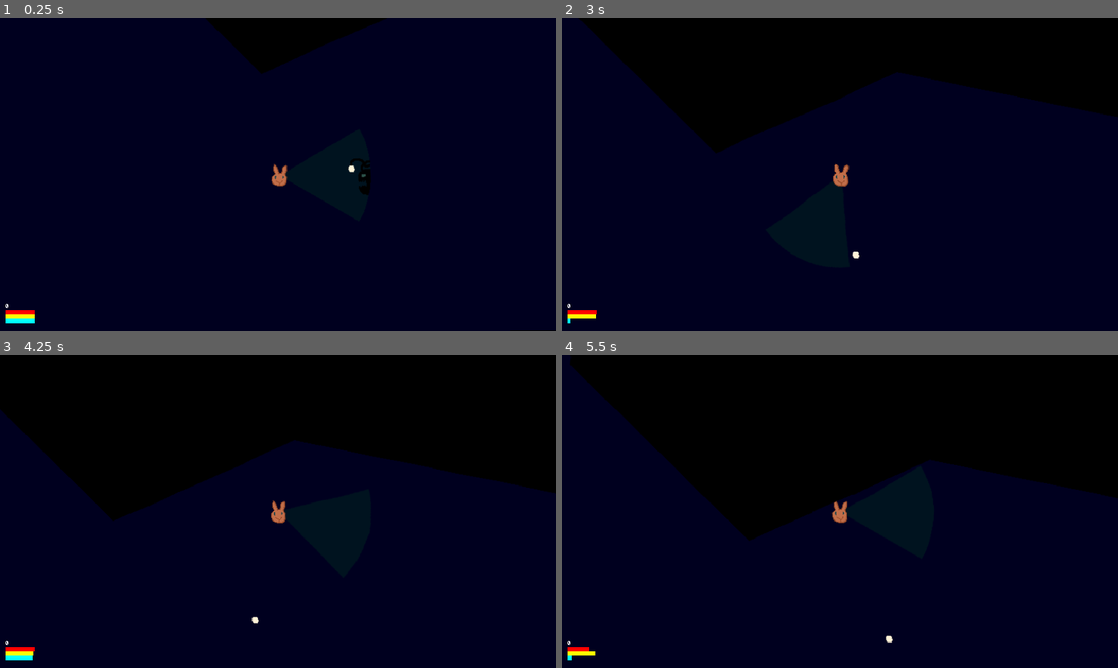
Above: before the commit, frames 1-4 (two rows, left to right).
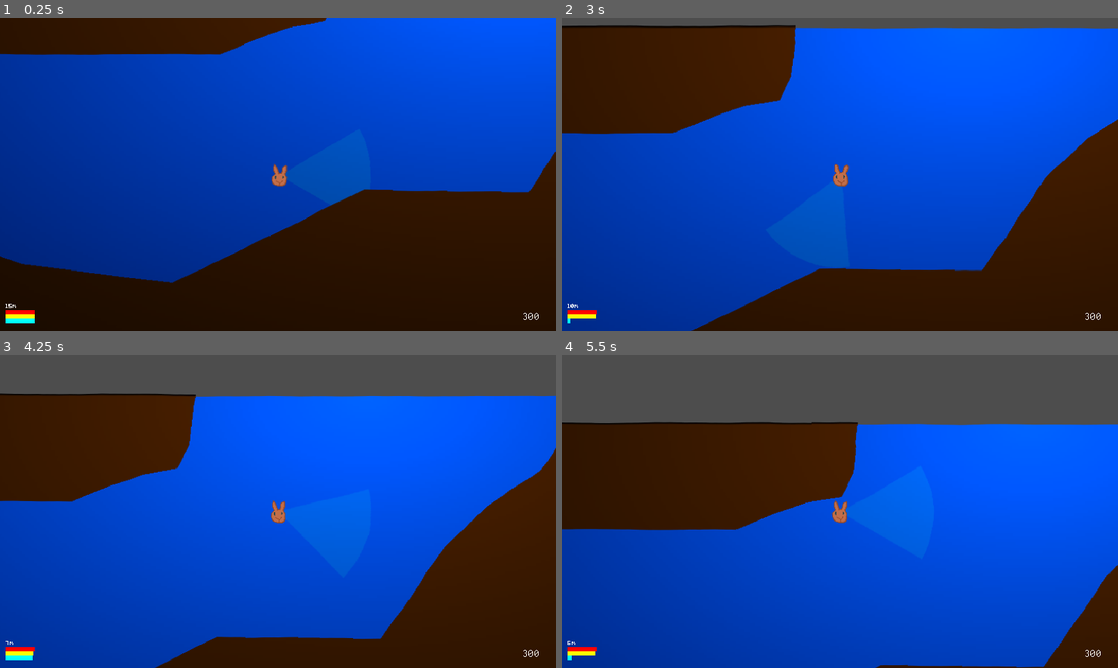
Above: after the commit, the same moments.

Repository: lupuchard/spooky-jam-submarine
Game: Godot game, scene res://Scene/Main.tscn
Two runs of this game, one before a commit and one after it. Both use one fixed random seed, a clock stepped at 60 frames per second and the inputs below.
Inputs (mouse positions are in pixels of both pictures, inside the frame that each line leads up to):
- Up to frame 1 (0.25 s): no input
- Up to frame 2 (3 s): move the mouse to (962, 158) at 0.52 s; hold Right (right) 0.53-1.28 s; hold Up (ascend) 0.53-1.28 s; tap Space (dash) at 0.8, 1.35, 2.3, 2.85 s; move the mouse to (728, 190) at 1.27 s; hold Left (left) 1.28-2.03 s; tap Up (ascend) at 1.55 s; move the mouse to (895, 105) at 2.02 s; hold Up (ascend) 2.03-2.78 s; hold Right (right) from 2.03 s (still down); move the mouse to (812, 237) at 2.77 s
- Up to frame 3 (4.25 s): tap Up (ascend) at 3.05 s; move the mouse to (444, 558) at 3.52 s; release Right (right) at 3.53 s; hold Left (left) from 3.53 s (still down); hold Up (ascend) from 3.53 s (still down); tap Space (dash) at 3.8 s; tap Down (descend) at 4.15 s
- Up to frame 4 (5.5 s): keep holding Left (left); move the mouse to (673, 464) at 4.27 s; release Up (ascend) at 4.28 s; tap Space (dash) at 4.35, 5.3 s; tap Up (ascend) at 4.55 s; move the mouse to (867, 511) at 5.02 s; hold Up (ascend) from 5.03 s (still down)

The runs differ from the first frame. In frame 1, 100% of the frame differs, in the area x 0-100%, y 0-100%; in frame 2, 100%; in frame 3, 100%; in frame 4, 100%.

Commit message:
Upgrade UI

Diff:
--- a/Fish/ShyFishBehavior.gd
+++ b/Fish/ShyFishBehavior.gd
@@ -18,9 +18,7 @@
 
 func _behave(delta: float, fish: Fish) -> void:
 	if action_cooldown <= 0:
-		print("%s vs %s" % [fish.global_position,  player.global_position])
 		var dist_sqr = fish.global_position.distance_squared_to(player.global_position)
-		print("%s vs %s" % [sqrt(dist_sqr), max_distance(fish)])
 		if dist_sqr < pow(max_distance(fish), 2):
 			if retreats < patience:
 				retreat(delta, fish)
--- a/Player/Player.gd
+++ b/Player/Player.gd
@@ -3,14 +3,23 @@
 
 enum Stat {
 	Health,
-	Power,
+	MaxDepth,
+	Battery,
+	Speed,
 	DashPower,
 	NUM_STATS
 }
 
 enum Res {
-	Knowledge,
+	Research,
 	NUM_RESOURCES
+}
+
+enum UpgradeType {
+	Hull,
+	Battery,
+	Speed,
+	NUM_UPGRADES
 }
 
 const HORZ_ACCEL = 6.0
@@ -43,6 +52,19 @@
 var stats: Array[float] = []
 var maxStats: Array[float] = []
 var resources: Array[int] = []
+var total_research: int = 0
+
+class Upgrade:
+	func _init(init_name: String, init_stats: Array[Stat]) -> void:
+		self.name = init_name
+		self.stats = init_stats
+	var name: String
+	var stats: Array[Stat]
+	var costs: PackedInt32Array = []
+	var values: Array[PackedFloat64Array] = []
+var upgrades: Array[Upgrade]
+var upgrade_levels: Array[int]
+
 
 var engines_on := false
 var pumps_on := false
@@ -54,9 +76,9 @@
 var study_speed: float = 0.2
 
 func _ready():
+	generate_raycasts()
+
 	maxStats.resize(Stat.NUM_STATS)
-	maxStats[Stat.Health] = 10.0
-	maxStats[Stat.Power] = 100.0
 	maxStats[Stat.DashPower] = DASH_COOLDOWN
 
 	stats.resize(Stat.NUM_STATS)
@@ -67,10 +89,42 @@
 	for i in range(0, Res.NUM_RESOURCES):
 		resources[i] = 0
 
-	generate_raycasts()
+	upgrades.resize(UpgradeType.NUM_UPGRADES)
+	upgrade_levels.resize(UpgradeType.NUM_UPGRADES)
+
+	var hullUpgrade := Upgrade.new("Hull", [Stat.Health, Stat.MaxDepth])
+	hullUpgrade.costs = [0, 20, 50, 100]
+	hullUpgrade.values.append(PackedFloat64Array([10.0, 15.0, 20.0, 30.0])) # Health
+	hullUpgrade.values.append(PackedFloat64Array([2000.0, 4000.0, 6000.0, 8000.0])) # Max Depth
+	upgrades[UpgradeType.Hull] = hullUpgrade
+
+	var speedUpgrade := Upgrade.new("Speed", [Stat.Speed])
+	speedUpgrade.costs = [0, 20, 50, 100]
+	speedUpgrade.values = [[1.0, 1.2, 1.5, 2.0]]
+	upgrades[UpgradeType.Speed] = speedUpgrade
+
+	var batteryUpgrade := Upgrade.new("Battery", [Stat.Battery])
+	batteryUpgrade.costs = [0, 20, 50, 100]
+	batteryUpgrade.values = [[100.0, 150.0, 200.0, 300.0]]
+	upgrades[UpgradeType.Battery] = batteryUpgrade
+
+	for i in range(0, UpgradeType.NUM_UPGRADES):
+		set_upgrade_level(i, 0)
+
+	total_research = 300
+	resources[Res.Research] = 300
+
+func set_upgrade_level(upgrade_type: UpgradeType, level: int) -> void:
+	var upgrade := upgrades[upgrade_type]
+	for i in range(0, upgrade.stats.size()):
+		var stat = upgrade.stats[i]
+		var value_arr := upgrade.values[i]
+		maxStats[stat] = value_arr[min(level, value_arr.size() - 1)]
+		stats[stat] = maxStats[stat]
+	upgrade_levels[upgrade_type] = level
 
 # Raycasts are used to detect if fish are in the player's light cone
-func generate_raycasts():
+func generate_raycasts() -> void:
 	var raycast_spacing = RAYCAST_ANGLE / (NUM_RAYCASTS + 1)
 	for i in range(0, NUM_RAYCASTS):
 		var angle = raycast_spacing * (i + 1) - RAYCAST_ANGLE / 2
@@ -80,11 +134,11 @@
 		$Spotlight.add_child(raycast)
 
 func _process(delta: float):
-	stats[Stat.Power] -= idle_power_drain * delta
+	stats[Stat.Battery] -= idle_power_drain * delta
 	if engines_on:
-		stats[Stat.Power] -= engine_power_drain * delta
+		stats[Stat.Battery] -= engine_power_drain * delta
 	if pumps_on:
-		stats[Stat.Power] -= pump_power_drain * delta
+		stats[Stat.Battery] -= pump_power_drain * delta
 
 	stats[Stat.DashPower] += delta
 
@@ -99,9 +153,10 @@
 			studying.study_progress += delta * studying.study_speed * study_speed
 			if studying.study_progress >= 1.0:
 				var reward = Study.add_studied(studying)
-				notify("+%s Knowledge" % reward)
+				notify("+%s Research Points" % reward)
 				Audio.play(CLICK_SOUND, self)
-				resources[Res.Knowledge] += reward
+				resources[Res.Research] += reward
+				total_research += reward
 	else:
 		%StudyIndicator.visible = false
 
@@ -140,13 +195,14 @@
 	return distance_sqr < pow(RAYCAST_LENGTH - fish.size, 2)
 
 func _physics_process(delta: float):
+	var speed = stats[Player.Stat.Speed]
 	var prev_vel = vel
 	engines_on = true
 	if Input.is_action_pressed("right"):
-		vel.x = move_toward(vel.x, HORZ_TOP_SPEED, delta * HORZ_ACCEL)
+		vel.x = move_toward(vel.x, HORZ_TOP_SPEED * speed, delta * HORZ_ACCEL * speed)
 		dash_direction = 1.0
 	elif Input.is_action_pressed("left"):
-		vel.x = move_toward(vel.x, -HORZ_TOP_SPEED, delta * HORZ_ACCEL)
+		vel.x = move_toward(vel.x, -HORZ_TOP_SPEED * speed, delta * HORZ_ACCEL * speed)
 		dash_direction = -1.0
 	else:
 		engines_on = false
@@ -154,17 +210,17 @@
 
 	pumps_on = true
 	if Input.is_action_pressed("ascend"):
-		vel.y = move_toward(vel.y, -ASC_TOP_SPEED, delta * ASC_ACCEL)
+		vel.y = move_toward(vel.y, -ASC_TOP_SPEED * speed, delta * ASC_ACCEL * speed)
 	elif Input.is_action_pressed("descend"):
-		vel.y = move_toward(vel.y, DESC_TOP_SPEED, delta * DESC_ACCEL)
+		vel.y = move_toward(vel.y, DESC_TOP_SPEED * speed, delta * DESC_ACCEL * speed)
 	else:
 		pumps_on = false
 		vel.y = move_toward(vel.y, 0, delta * max(ASC_ACCEL, DESC_ACCEL))
 
 	if stats[Stat.DashPower] >= DASH_COOLDOWN and Input.is_action_just_pressed("dash"):
-		vel.x += dash_direction * DASH_SPEED
+		vel.x += dash_direction * DASH_SPEED * speed
 		stats[Stat.DashPower] = 0
-		stats[Stat.Power] -= DASH_POWER_CONSUMPTION
+		stats[Stat.Battery] -= DASH_POWER_CONSUMPTION
 		Audio.play(DASH_SOUND, self, 0.0, 0.9, 1.1)
 
 	var collision = move_and_collide(vel)
@@ -175,3 +231,5 @@
 			stats[Stat.Health] -= collision_speed * COLLISION_DAMAGE_MOD
 			Audio.play(CRASH_SOUND, self, linear_to_db(collision_speed), 0.4, 0.6)
 		vel = Vector2.ZERO
+
+	$Camera2D.global_position.y = max(global_position.y, get_viewport().size.y / 4)
--- a/Scene/AudioManager.gd
+++ b/Scene/AudioManager.gd
@@ -1,6 +1,6 @@
 extends Node
 
-func play(sound: AudioStream, target: Node2D, volume = 0.0, min_pitch = 1.0, max_pitch = -1.0):
+func play(sound: AudioStream, target: Node2D = null, volume = 0.0, min_pitch = 1.0, max_pitch = -1.0):
 	if max_pitch < 0:
 		max_pitch = min_pitch
 
@@ -14,9 +14,14 @@
 	player.play()
 	player.finished.connect(func(): player.queue_free())
 
-func create_player(sound: AudioStream, target: Node2D, volume) -> AudioStreamPlayer2D:
-	var player: AudioStreamPlayer2D = AudioStreamPlayer2D.new()
+func create_player(sound: AudioStream, target: Node2D, volume):
+	var player
+	if target == null:
+		player = AudioStreamPlayer.new()
+		add_child(player)
+	else:
+		player = AudioStreamPlayer2D.new()
+		target.add_child(player)
 	player.volume_db = volume
 	player.stream = sound
-	target.add_child(player)
 	return player
--- /dev/null
+++ b/Scene/ButtonHoverStyleBox.tres
@@ -0,0 +1,20 @@
+[gd_resource type="StyleBoxFlat" format=3 uid="uid://b78tlpntimlgr"]
+
+[resource]
+content_margin_left = 6.0
+content_margin_top = 4.0
+content_margin_right = 6.0
+content_margin_bottom = 4.0
+bg_color = Color(0, 0, 0, 0.22745098)
+border_width_left = 2
+border_width_top = 2
+border_width_right = 2
+border_width_bottom = 2
+corner_radius_top_left = 3
+corner_radius_top_right = 3
+corner_radius_bottom_right = 3
+corner_radius_bottom_left = 3
+shadow_color = Color(0, 0, 0, 0)
+shadow_size = 1
+shadow_offset = Vector2(1, 1)
+anti_aliasing = false
--- /dev/null
+++ b/Scene/ButtonStyleBox.tres
@@ -0,0 +1,20 @@
+[gd_resource type="StyleBoxFlat" format=3 uid="uid://b2dvxkoe8c356"]
+
+[resource]
+content_margin_left = 6.0
+content_margin_top = 4.0
+content_margin_right = 6.0
+content_margin_bottom = 4.0
+bg_color = Color(0, 0, 0, 0.22745098)
+border_width_left = 2
+border_width_top = 2
+border_width_right = 2
+border_width_bottom = 2
+corner_radius_top_left = 3
+corner_radius_top_right = 3
+corner_radius_bottom_right = 3
+corner_radius_bottom_left = 3
+shadow_color = Color(0, 0, 0, 0.24313726)
+shadow_size = 1
+shadow_offset = Vector2(1, 1)
+anti_aliasing = false
--- /dev/null
+++ b/Scene/DepthLabel.gd
@@ -0,0 +1,5 @@
+extends Label
+
+func _process(_delta: float) -> void:
+	var depth = %Player.global_position.y
+	text = "-" if depth < 0 else World.format_depth(depth, 0)
--- a/Scene/Main.tscn
+++ b/Scene/Main.tscn
@@ -13,6 +13,9 @@
 [ext_resource type="Script" uid="uid://2iaafywlhcmm" path="res://Player/StatusCount.gd" id="9_bmxlf"]
 [ext_resource type="Script" uid="uid://wmj24v30fjei" path="res://Fish/ShyFishBehavior.gd" id="11_4kpch"]
 [ext_resource type="Shader" uid="uid://vg6relhwky4r" path="res://Scene/Water.gdshader" id="13_i0sg4"]
+[ext_resource type="Script" uid="uid://c1junlymprxj3" path="res://Scene/DepthLabel.gd" id="14_gclda"]
+[ext_resource type="PackedScene" uid="uid://cimhux024qh56" path="res://Scene/UpgradeOption.tscn" id="14_mr7am"]
+[ext_resource type="Script" uid="uid://c02prlppuceia" path="res://Scene/UpgradePanel.gd" id="14_sc4dx"]
 
 [sub_resource type="CanvasItemMaterial" id="CanvasItemMaterial_jw32o"]
 light_mode = 1
@@ -68,10 +71,28 @@
 shader_parameter/backGroundDirX = 0.00500000349738
 shader_parameter/backGroundDirY = 0.00500000349738
 
-[node name="World" type="Node2D"]
+[sub_resource type="StyleBoxFlat" id="StyleBoxFlat_i0sg4"]
+content_margin_left = 8.0
+content_margin_top = 8.0
+content_margin_right = 8.0
+content_margin_bottom = 8.0
+bg_color = Color(0.21960784, 0.25882354, 0.3019608, 1)
+corner_radius_top_left = 8
+corner_radius_top_right = 8
+corner_radius_bottom_right = 8
+corner_radius_bottom_left = 8
+anti_aliasing = false
+
+[node name="Game" type="Node2D"]
+
+[node name="CanvasModulate" type="CanvasModulate" parent="."]
+position = Vector2(6, 6)
+color = Color(0, 0, 0.12156863, 1)
+
+[node name="World" type="Node2D" parent="."]
 script = ExtResource("1_50glp")
 
-[node name="ColorRect" type="ColorRect" parent="."]
+[node name="BlueBackground" type="ColorRect" parent="World"]
 custom_minimum_size = Vector2(2000, 2000)
 anchors_preset = 5
 anchor_left = 0.5
@@ -84,25 +105,25 @@
 size_flags_vertical = 4
 color = Color(0, 0.39215687, 1, 1)
 
-[node name="Player" type="CharacterBody2D" parent="."]
+[node name="Player" type="CharacterBody2D" parent="World"]
 unique_name_in_owner = true
-position = Vector2(-1031, 2058)
+position = Vector2(-88, 311)
 script = ExtResource("1_rgh2o")
 
-[node name="Sprite" type="AnimatedSprite2D" parent="Player"]
+[node name="Sprite" type="AnimatedSprite2D" parent="World/Player"]
 material = SubResource("CanvasItemMaterial_jw32o")
 sprite_frames = SubResource("SpriteFrames_rgh2o")
 autoplay = "default"
 frame_progress = 0.9964846
 
-[node name="Camera2D" type="Camera2D" parent="Player"]
-
-[node name="CollisionShape2D" type="CollisionShape2D" parent="Player"]
+[node name="Camera2D" type="Camera2D" parent="World/Player"]
+
+[node name="CollisionShape2D" type="CollisionShape2D" parent="World/Player"]
 position = Vector2(1, 1)
 rotation = 1.5707964
 shape = SubResource("CapsuleShape2D_rgh2o")
 
-[node name="Spotlight" type="PointLight2D" parent="Player"]
+[node name="Spotlight" type="PointLight2D" parent="World/Player"]
 light_mask = 2
 visibility_layer = 2
 position = Vector2(1, 1)
@@ -110,35 +131,31 @@
 shadow_enabled = true
 texture = ExtResource("4_jw32o")
 
-[node name="AudioStreamPlayer" type="AudioStreamPlayer" parent="Player"]
+[node name="AudioStreamPlayer" type="AudioStreamPlayer" parent="World/Player"]
 stream = ExtResource("7_grg3l")
 volume_db = -7.0
 autoplay = true
 
-[node name="LeftWall" type="Polygon2D" parent="."]
+[node name="LeftWall" type="Polygon2D" parent="World"]
 position = Vector2(-13, -9)
 color = Color(0.34, 0.14733334, 0, 1)
-polygon = PackedVector2Array(-4191, 15, 13, 11, 7, 76, -9, 109, -58, 117, -106, 134, -156, 154, -238, 154, -462, 154, -852, 188, -1303, 238, -1606, 318, -1818, 656, -1823, 860, -1843, 991, -1874, 1106, -1872, 1269, -1937, 1469, -1925, 1773, -1897, 2162, -1936, 5196, -4264, 5331)
+polygon = PackedVector2Array(-4193, 3, 14, 6, 7, 76, -9, 109, -58, 117, -106, 134, -156, 154, -238, 154, -462, 154, -852, 188, -1303, 238, -1606, 318, -1818, 656, -1823, 860, -1843, 991, -1874, 1106, -1872, 1269, -1937, 1469, -1925, 1773, -1897, 2162, -1936, 5196, -4264, 5331)
 script = ExtResource("4_rgh2o")
 
-[node name="RightWall" type="Polygon2D" parent="."]
+[node name="RightWall" type="Polygon2D" parent="World"]
 position = Vector2(-462, -6)
 color = Color(0.34, 0.14733334, 0, 1)
 polygon = PackedVector2Array(2141, 7, 979, 4, 979, 49, 941, 109, 868, 157, 808, 212, 720, 341, 494, 338, 229, 467, 21,  …(257 unchanged characters)…
 script = ExtResource("4_rgh2o")
 
-[node name="SkyLight" type="PointLight2D" parent="."]
+[node name="SkyLight" type="PointLight2D" parent="World"]
 position = Vector2(239, 1498)
 scale = Vector2(4, 4)
 texture = SubResource("GradientTexture2D_vy5pj")
 
-[node name="CanvasModulate" type="CanvasModulate" parent="."]
-position = Vector2(6, 6)
-color = Color(0, 0, 0.12156863, 1)
-
-[node name="Fish" type="Node2D" parent="."]
-
-[node name="Angler" parent="Fish" instance=ExtResource("7_jw32o")]
+[node name="Fish" type="Node2D" parent="World"]
+
+[node name="Angler" parent="World/Fish" instance=ExtResource("7_jw32o")]
 position = Vector2(-905, 2062)
 size = 10.0
 raycasts_needed = 3
@@ -148,12 +165,18 @@
 
 [node name="StudyIndicator" parent="CanvasLayer" instance=ExtResource("6_vy5pj")]
 unique_name_in_owner = true
-position = Vector2(-1031, 2058)
-
-[node name="ColorRect" type="ColorRect" parent="CanvasLayer"]
+
+[node name="WaterEffect" type="ColorRect" parent="CanvasLayer"]
 material = SubResource("ShaderMaterial_i0sg4")
-offset_right = 768.0
-offset_bottom = 430.0
+anchors_preset = 15
+anchor_right = 1.0
+anchor_bottom = 1.0
+offset_left = -4.0
+offset_top = -4.0
+offset_right = 4.0
+offset_bottom = 4.0
+grow_horizontal = 2
+grow_vertical = 2
 
 [node name="HealthBar" type="ColorRect" parent="CanvasLayer" node_paths=PackedStringArray("player")]
 offset_left = 8.0
@@ -162,7 +185,7 @@
 offset_bottom = 409.0
 color = Color(1, 0, 0, 1)
 script = ExtResource("5_pbw6q")
-player = NodePath("../../Player")
+player = NodePath("../../World/Player")
 
 [node name="PowerBar" type="ColorRect" parent="CanvasLayer" node_paths=PackedStringArray("player")]
 offset_left = 8.0
@@ -171,8 +194,8 @@
 offset_bottom = 415.0
 color = Color(1, 1, 0, 1)
 script = ExtResource("5_pbw6q")
-player = NodePath("../../Player")
-stat = 1
+player = NodePath("../../World/Player")
+stat = 2
 
 [node name="DashBar" type="ColorRect" parent="CanvasLayer" node_paths=PackedStringArray("player")]
 offset_left = 8.0
@@ -181,14 +204,76 @@
 offset_bottom = 421.0
 color = Color(0, 1, 1, 1)
 script = ExtResource("5_pbw6q")
-player = NodePath("../../Player")
-stat = 2
+player = NodePath("../../World/Player")
+stat = 4
 
 [node name="KnowledgeLabel" type="Label" parent="CanvasLayer" node_paths=PackedStringArray("player")]
+offset_left = 722.0
+offset_top = 405.0
+offset_right = 762.0
+offset_bottom = 428.0
+theme_type_variation = &"LabelBig"
+text = "0"
+script = ExtResource("9_bmxlf")
+player = NodePath("../../World/Player")
+
+[node name="DepthLabel" type="Label" parent="CanvasLayer"]
 offset_left = 8.0
 offset_top = 394.0
 offset_right = 48.0
 offset_bottom = 417.0
 text = "0"
-script = ExtResource("9_bmxlf")
-player = NodePath("../../Player")
+script = ExtResource("14_gclda")
+
+[node name="UpgradePanel" type="PanelContainer" parent="CanvasLayer" node_paths=PackedStringArray("player")]
+unique_name_in_owner = true
+visible = false
+anchors_preset = 8
+anchor_left = 0.5
+anchor_top = 0.5
+anchor_right = 0.5
+anchor_bottom = 0.5
+offset_left = -20.0
+offset_top = -20.0
+offset_right = 20.0
+offset_bottom = 20.0
+grow_horizontal = 2
+grow_vertical = 2
+theme_override_styles/panel = SubResource("StyleBoxFlat_i0sg4")
+script = ExtResource("14_sc4dx")
+player = NodePath("../../World/Player")
+
+[node name="Container" type="VBoxContainer" parent="CanvasLayer/UpgradePanel"]
+layout_mode = 2
+theme_override_constants/separation = 6
+
+[node name="Label" type="Label" parent="CanvasLayer/UpgradePanel/Container"]
+layout_mode = 2
+theme_type_variation = &"LabelBig"
+text = "Total research points: 480
+Unspent points: 120"
+
+[node name="HSeparator" type="HSeparator" parent="CanvasLayer/UpgradePanel/Container"]
+layout_mode = 2
+theme_override_constants/separation = 2
+
+[node name="HullUpgradeOption" parent="CanvasLayer/UpgradePanel/Container" node_paths=PackedStringArray("player") groups=["upgrade_option"] instance=ExtResource("14_mr7am")]
+layout_mode = 2
+player = NodePath("../../../../World/Player")
+
+[node name="SpeedUpgradeOption" parent="CanvasLayer/UpgradePanel/Container" node_paths=PackedStringArray("player") groups=["upgrade_option"] instance=ExtResource("14_mr7am")]
+layout_mode = 2
+player = NodePath("../../../../World/Player")
+upgrade_type = 2
+
+[node name="BatteryUpgradeOption" parent="CanvasLayer/UpgradePanel/Container" node_paths=PackedStringArray("player") groups=["upgrade_option"] instance=ExtResource("14_mr7am")]
+layout_mode = 2
+player = NodePath("../../../../World/Player")
+upgrade_type = 1
+
+[node name="CloseButton" type="Button" parent="CanvasLayer/UpgradePanel"]
+custom_minimum_size = Vector2(0, 20)
+layout_mode = 2
+size_flags_horizontal = 8
+size_flags_vertical = 0
+text = "Close"
--- a/Scene/PixelTheme.tres
+++ b/Scene/PixelTheme.tres
@@ -1,7 +1,17 @@
-[gd_resource type="Theme" load_steps=2 format=3 uid="uid://c6c4jrxrclewv"]
+[gd_resource type="Theme" load_steps=5 format=3 uid="uid://c6c4jrxrclewv"]
 
-[ext_resource type="FontFile" uid="uid://5mk2307ho1x8" path="res://Assets/Fonts/tinypixel.otf" id="1_fj6sc"]
+[ext_resource type="FontFile" uid="uid://d30j8tnlnfsv4" path="res://Assets/Fonts/Abaddon Light.ttf" id="1_a02aw"]
+[ext_resource type="StyleBox" uid="uid://b78tlpntimlgr" path="res://Scene/ButtonHoverStyleBox.tres" id="2_1fyrv"]
+[ext_resource type="FontFile" uid="uid://5mk2307ho1x8" path="res://Assets/Fonts/tinypixel.otf" id="2_1uu7p"]
+[ext_resource type="StyleBox" uid="uid://b2dvxkoe8c356" path="res://Scene/ButtonStyleBox.tres" id="3_h48jq"]
 
 [resource]
-default_font = ExtResource("1_fj6sc")
+default_font = ExtResource("2_1uu7p")
 default_font_size = 7
+Button/font_sizes/font_size = 16
+Button/fonts/font = ExtResource("1_a02aw")
+Button/styles/hover = ExtResource("2_1fyrv")
+Button/styles/normal = ExtResource("3_h48jq")
+LabelBig/base_type = &"Label"
+LabelBig/font_sizes/font_size = 16
+LabelBig/fonts/font = ExtResource("1_a02aw")
--- /dev/null
+++ b/Scene/UpgradeOption.gd
@@ -0,0 +1,61 @@
+extends HBoxContainer
+
+const UPGRADE_SOUND = preload("res://Assets/Sound/upgrade.mp3")
+
+@export var player: Player
+@export var upgrade_type: Player.UpgradeType
+
+func _ready():
+	%Button.pressed.connect(on_button_press)
+	update()
+
+func get_stat_name(stat: Player.Stat) -> String:
+	match stat:
+		Player.Stat.Health: return "Health"
+		Player.Stat.MaxDepth: return "Max Depth"
+		Player.Stat.Battery: return "Battery"
+		Player.Stat.Speed: return "Speed"
+	return "Unknown"
+
+func format_stat_value(stat: Player.Stat, value: float) -> String:
+	match stat:
+		Player.Stat.Health:   return str(int(value))
+		Player.Stat.MaxDepth: return World.format_depth(value, 0)
+		Player.Stat.Battery:  return str(int(value))
+		Player.Stat.Speed:    return str(int(value * 100)) + "%"
+	return "Unknown"
+
+func update() -> void:
+	var upgrade = player.upgrades[upgrade_type]
+	var level = player.upgrade_levels[upgrade_type]
+	var max_level = upgrade.costs.size() - 1
+
+	if level >= max_level:
+		%CostLabel.text = ""
+		%Button.text = "Fully upgraded"
+		%Button.disabled = true
+	else:
+		var cost = upgrade.costs[level + 1]
+		%CostLabel.text = "%s Points:" % cost
+		%Button.disabled = player.resources[Player.Res.Research] < cost
+		var stat_text: Array[String] = []
+		for i in range(0, upgrade.stats.size()):
+			var stat = upgrade.stats[i]
+			stat_text.append("%s %s→%s" % [
+				get_stat_name(stat),
+				format_stat_value(stat, upgrade.values[i][level]),
+				format_stat_value(stat, upgrade.values[i][level + 1])
+			])
+		%Button.text = "Upgrade " + ", ".join(stat_text)
+
+	%ProgressLabel.text = "%s/%s" % [level, max_level]
+
+func on_button_press():
+	var upgrade = player.upgrades[upgrade_type]
+	var level = player.upgrade_levels[upgrade_type]
+	player.resources[Player.Res.Research] -= upgrade.costs[level + 1]
+	player.set_upgrade_level(upgrade_type, level + 1)
+	Audio.play(UPGRADE_SOUND, null, -10.0)
+
+	for option in get_tree().get_nodes_in_group("upgrade_option"):
+		option.update()
--- /dev/null
+++ b/Scene/UpgradeOption.tscn
@@ -0,0 +1,38 @@
+[gd_scene load_steps=2 format=3 uid="uid://cimhux024qh56"]
+
+[ext_resource type="Script" uid="uid://cy6iyfnegxbi3" path="res://Scene/UpgradeOption.gd" id="1_lfc7a"]
+
+[node name="UpgradeOption" type="HBoxContainer"]
+script = ExtResource("1_lfc7a")
+
+[node name="MarginContainer" type="MarginContainer" parent="."]
+layout_mode = 2
+theme_override_constants/margin_top = 3
+theme_override_constants/margin_right = 4
+
+[node name="CostLabel" type="Label" parent="MarginContainer"]
+unique_name_in_owner = true
+custom_minimum_size = Vector2(80, 0)
+layout_mode = 2
+theme_type_variation = &"LabelBig"
+text = "10 Points:"
+horizontal_alignment = 2
+vertical_alignment = 1
+
+[node name="Button" type="Button" parent="."]
+unique_name_in_owner = true
+custom_minimum_size = Vector2(325, 0)
+layout_mode = 2
+text = "Upgrade Health 10→12, Max Depth 100m→200m"
+
+[node name="MarginContainer2" type="MarginContainer" parent="."]
+layout_mode = 2
+theme_override_constants/margin_left = 4
+theme_override_constants/margin_top = 3
+
+[node name="ProgressLabel" type="Label" parent="MarginContainer2"]
+unique_name_in_owner = true
+layout_mode = 2
+theme_type_variation = &"LabelBig"
+text = "0/5"
+vertical_alignment = 1
--- /dev/null
+++ b/Scene/UpgradePanel.gd
@@ -0,0 +1,10 @@
+extends PanelContainer
+
+@export var player: Player
+
+func _process(_delta: float) -> void:
+	if visible:
+		$Container/Label.text = "Total research points: %s\nUnspent points: %s" % [
+			player.total_research,
+			player.resources[Player.Res.Research]
+		]
--- a/Scene/World.gd
+++ b/Scene/World.gd
@@ -1,6 +1,32 @@
 extends Node2D
+class_name World
 
-func _ready():
+const SPLASH_SOUND = preload("res://Assets/Sound/underwater_splash.mp3")
+
+func _ready() -> void:
 	var fishies = get_tree().get_nodes_in_group("fish_body")
 	for fish in fishies:
 		fish.material = preload("res://Fish/FishBody.tres")
+
+	%UpgradePanel/CloseButton.pressed.connect(exit_surface)
+
+func _process(_delta: float) -> void:
+	if $Player.global_position.y < 0:
+		return_to_surface()
+
+func return_to_surface() -> void:
+	process_mode = Node.PROCESS_MODE_DISABLED
+	%UpgradePanel.visible = true
+	$Player.visible = false
+
+func exit_surface() -> void:
+	process_mode = Node.PROCESS_MODE_INHERIT
+	%UpgradePanel.visible = false
+
+	$Player.visible = true
+	$Player.vel.y = 3
+	$Player.global_position.y = 1
+	Audio.play(SPLASH_SOUND, $Player)
+
+static func format_depth(depth: float, decimals: int = 1) -> String:
+	return str(depth / 20.0).pad_decimals(decimals) + "m"
--- a/project.godot
+++ b/project.godot
@@ -32,6 +32,7 @@
 [global_group]
 
 fish_body=""
+upgrade_option=""
 
 [gui]
 
Binary file added: Assets/Fonts/Abaddon Bold.ttf
Not shown, added: Assets/Fonts/Abaddon Bold.ttf.import
Binary file added: Assets/Fonts/Abaddon Light.ttf
Not shown, added: Assets/Fonts/Abaddon Light.ttf.import
Not shown, added: Assets/Sound/upgrade.mp3.import
Not shown, added: Scene/DepthLabel.gd.uid
Not shown: 1 places in Scene/Main.tscn that only renumber resources
Not shown, added: Scene/UpgradeOption.gd.uid
Not shown, added: Scene/UpgradePanel.gd.uid
Not shown, added: Assets/Sound/upgrade.mp3
